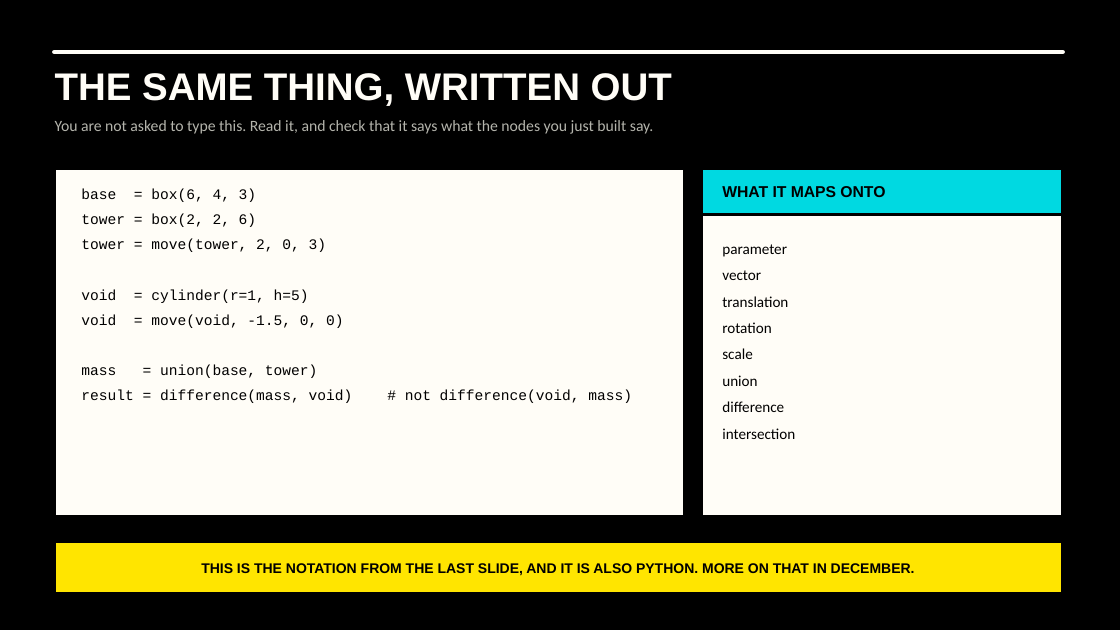
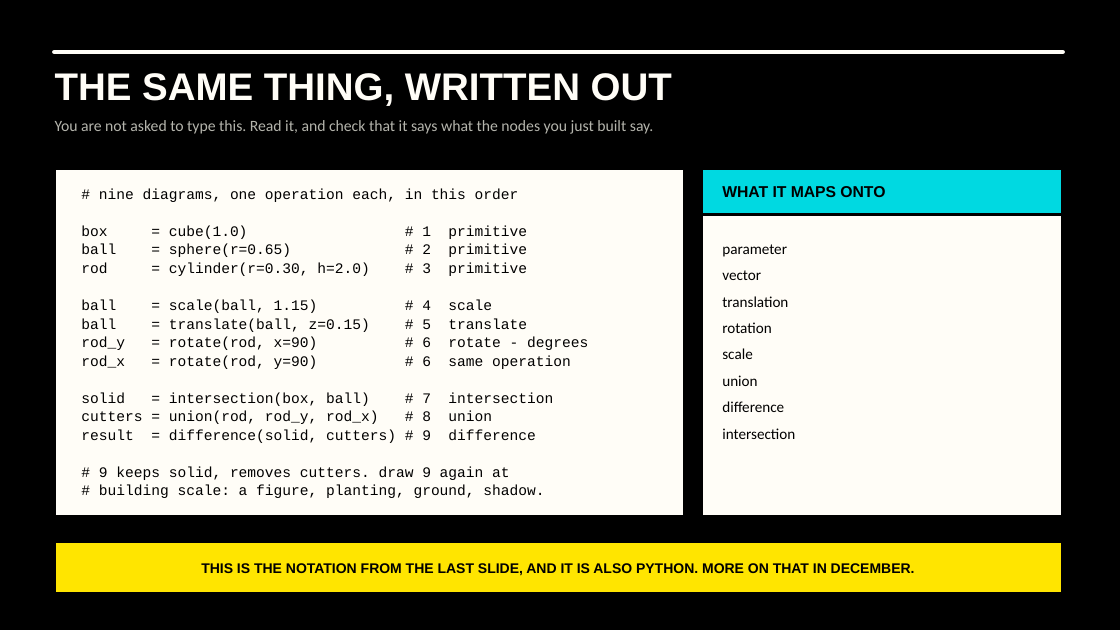
Before and after one commit to luigipacheco/arc3133, a slide deck: slide 7 of slides/ARC3133_Class02.pptx. Drawn at 1120x630 pixels with LibreOffice and Linux fonts; fonts in the diff are those of the drawing. Boxes give left, top, right and bottom in pixels: in the first picture for what was removed or moved away, otherwise in the second. Text is boxed around its words. In the diff, an @@ line names an element or a change of style, - is before the commit and + after.

```diff
--- a/slides/ARC3133_Class02.pptx
+++ b/slides/ARC3133_Class02.pptx
@@ text removed at [81, 188, 256, 202] @@
-base = box(6, 4, 3)
@@ text added at [99, 188, 519, 202], 12.5 pt, text #000000 @@
+# nine diagrams, one operation each, in this order
@@ text removed at [81, 213, 256, 227] @@
-tower = box(2, 2, 6)
@@ text added at [81, 225, 527, 239], 12.5 pt, text #000000 @@
+box = cube(1.0) # 1 primitive
@@ text at [81, 262, 527, 276]: text changed @@
-tower = move(tower, 2, 0, 3)
+rod = cylinder(r=0.30, h=2.0) # 3 primitive
@@ text added at [81, 244, 527, 257], 12.5 pt, text #000000 @@
+ball = sphere(r=0.65) # 2 primitive
@@ text removed at [81, 289, 309, 303] @@
-void = cylinder(r=1, h=5)
@@ text added at [81, 299, 492, 313], 12.5 pt, text #000000 @@
+ball = scale(ball, 1.15) # 4 scale
@@ text removed at [81, 314, 343, 328] @@
-void = move(void, -1.5, 0, 0)
@@ text added at [81, 318, 527, 332], 12.5 pt, text #000000 @@
+ball = translate(ball, z=0.15) # 5 translate
@@ text added at [81, 336, 588, 350], 12.5 pt, text #000000 @@
+rod_y = rotate(rod, x=90) # 6 rotate - degrees
@@ text added at [81, 355, 571, 369], 12.5 pt, text #000000 @@
+rod_x = rotate(rod, y=90) # 6 same operation
@@ text removed at [81, 365, 317, 378] @@
-mass = union(base, tower)
@@ text added at [81, 392, 553, 406], 12.5 pt, text #000000 @@
+solid = intersection(box, ball) # 7 intersection
@@ text added at [81, 411, 492, 424], 12.5 pt, text #000000 @@
+cutters = union(rod, rod_y, rod_x) # 8 union
@@ text at [81, 429, 535, 443]: text changed @@
-result = difference(mass, void) # not difference(void, mass)
+result = difference(solid, cutters) # 9 difference
@@ text added at [99, 466, 509, 480], 12.5 pt, text #000000 @@
+# 9 keeps solid, removes cutters. draw 9 again at
@@ text added at [99, 485, 544, 498], 12.5 pt, text #000000 @@
+# building scale: a figure, planting, ground, shadow.
```
Also in this commit, not shown: 5 other slides changed, 38 other files.
